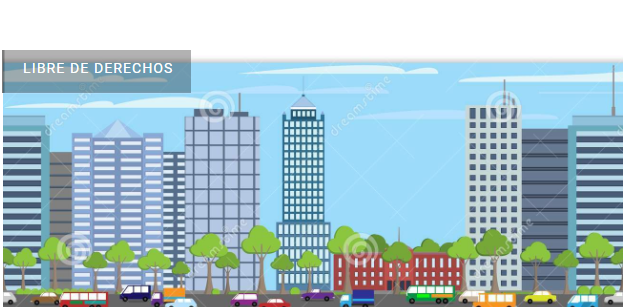
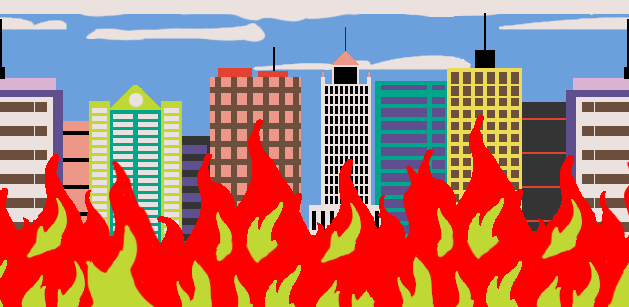
Two versions of the same layered image (629x307). Layer-by-layer changes:
added group "Grupo 11" with 11 layers above "Grupo 1" over [0, 114, 629, 307]
added layer "Grupo 12 copia 5" in group "Grupo 11" over [0, 115, 629, 307]
added group "Grupo 1" with 44 layers above "Capa 1" over [0, 0, 629, 307]
added group "Grupo 5" with 6 layers in group "Grupo 1" over [309, 27, 383, 307]
added layer "Capa 16" in group "Grupo 5" over [309, 65, 383, 307]
added group "Grupo 4" with 4 layers in group "Grupo 1" over [210, 47, 301, 307]
added layer "Capa 13" in group "Grupo 4" over [210, 77, 301, 307]
added layer "Capa 11" in group "Grupo 4" over [210, 77, 301, 307]
added group "Grupo 6" with 3 layers in group "Grupo 1" over [447, 13, 522, 307]
added layer "Capa 23" in group "Grupo 6" over [447, 68, 522, 307]
added group "Grupo 3" with 6 layers in group "Grupo 1" over [89, 85, 182, 307]
added layer "Capa 9 copia 3" in group "Grupo 3" over [92, 108, 179, 297]
added layer "Capa 9 copia 2" in group "Grupo 3" over [89, 101, 182, 307]
added group "Grupo 2" with 5 layers in group "Grupo 1" over [0, 19, 629, 307]
added layer "Capa 9 copia" in group "Grupo 2" over [0, 19, 629, 79]
added layer "Capa 8 copia" in group "Grupo 2" over [0, 102, 629, 280]
added layer "Capa 7 copia" in group "Grupo 2" over [0, 97, 629, 292]
added layer "Capa 4 copia" in group "Grupo 2" over [0, 90, 629, 307]
added layer "Capa 6 copia" in group "Grupo 2" over [0, 78, 629, 280]
added group "Grupo 9" with 3 layers in group "Grupo 1" over [375, 81, 449, 307]
added layer "Capa 29" in group "Grupo 9" over [375, 81, 449, 307]
moved "Capa 3" into group "Grupo 1", painted on it over [0, 0, 629, 307]
moved "Capa 2" into group "Grupo 1", painted on it over [0, 0, 629, 307]
hid "Capa 1", painted on it over [0, 0, 629, 307]
…and 23 more changes (23 added)
